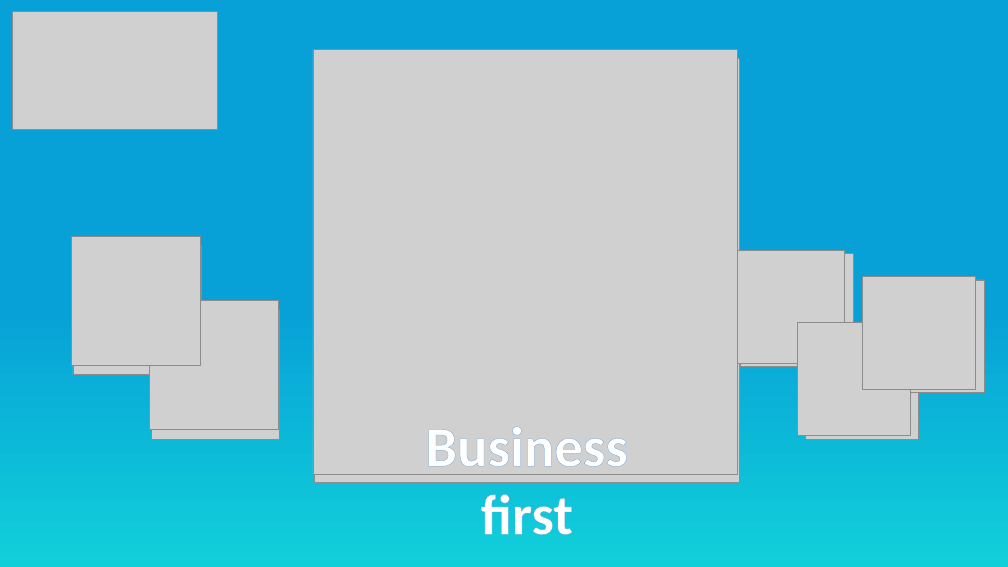
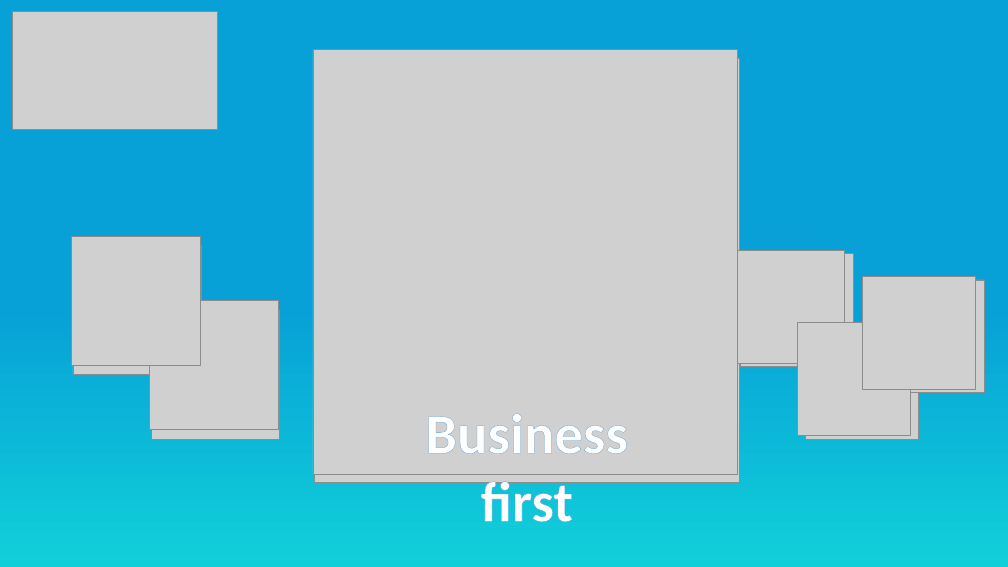
Before and after one commit to dwhacademy/dwhacademy, a slide deck: slide 4 of themes/hugo-elate-theme/static/images/Pictures for blog.pptx (slide 3 before the commit). Drawn at 1008x567 pixels with LibreOffice and Linux fonts; fonts in the diff are those of the drawing; grey boxes stand for pictures. Boxes give left, top, right and bottom in pixels: in the first picture for what was removed or moved away, otherwise in the second. Text is boxed around its words. In the diff, an @@ line names an element or a change of style, - is before the commit and + after.

```diff
--- a/themes/hugo-elate-theme/static/images/Pictures for blog.pptx
+++ b/themes/hugo-elate-theme/static/images/Pictures for blog.pptx
@@ text "Business first": place and size @@
-text "Business first" at (425,426,628,535)
+text "Business first" at (425,413,628,522)
```
Also in this commit, not shown: 1 slide added, 2 other files.
